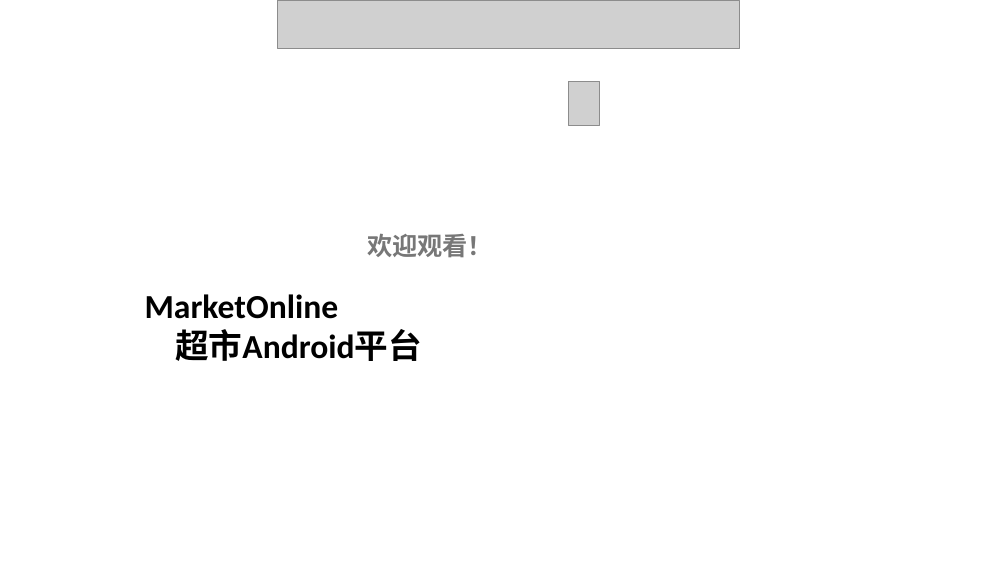
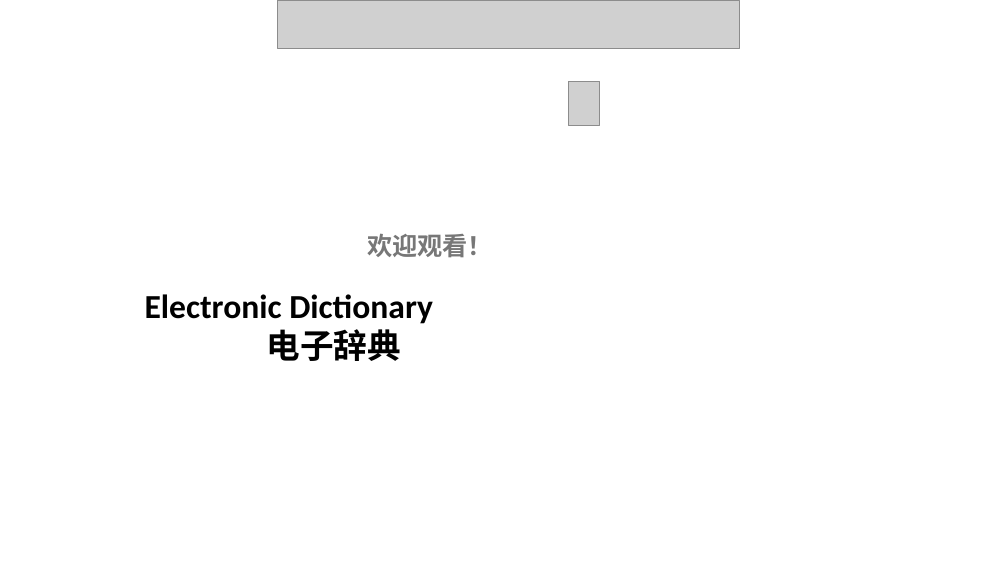
Before and after one commit to CC1AH/SummerTraining, a slide deck: slide 1 of 项目答辩总ppt.pptx. Drawn at 1008x567 pixels with LibreOffice and Linux fonts; fonts in the diff are those of the drawing; grey boxes stand for pictures; background and template pictures are left out. Boxes give left, top, right and bottom in pixels: in the first picture for what was removed or moved away, otherwise in the second. Text is boxed around its words. In the diff, an @@ line names an element or a change of style, - is before the commit and + after.

```diff
--- a/项目答辩总ppt.pptx
+++ b/项目答辩总ppt.pptx
@@ text at (145,294,433,361): text changed @@
-MarketOnline
-超市Android平台
+Electronic Dictionary
+电子辞典
```
Also in this commit, not shown: 2 other slides changed, 2 slides added.
